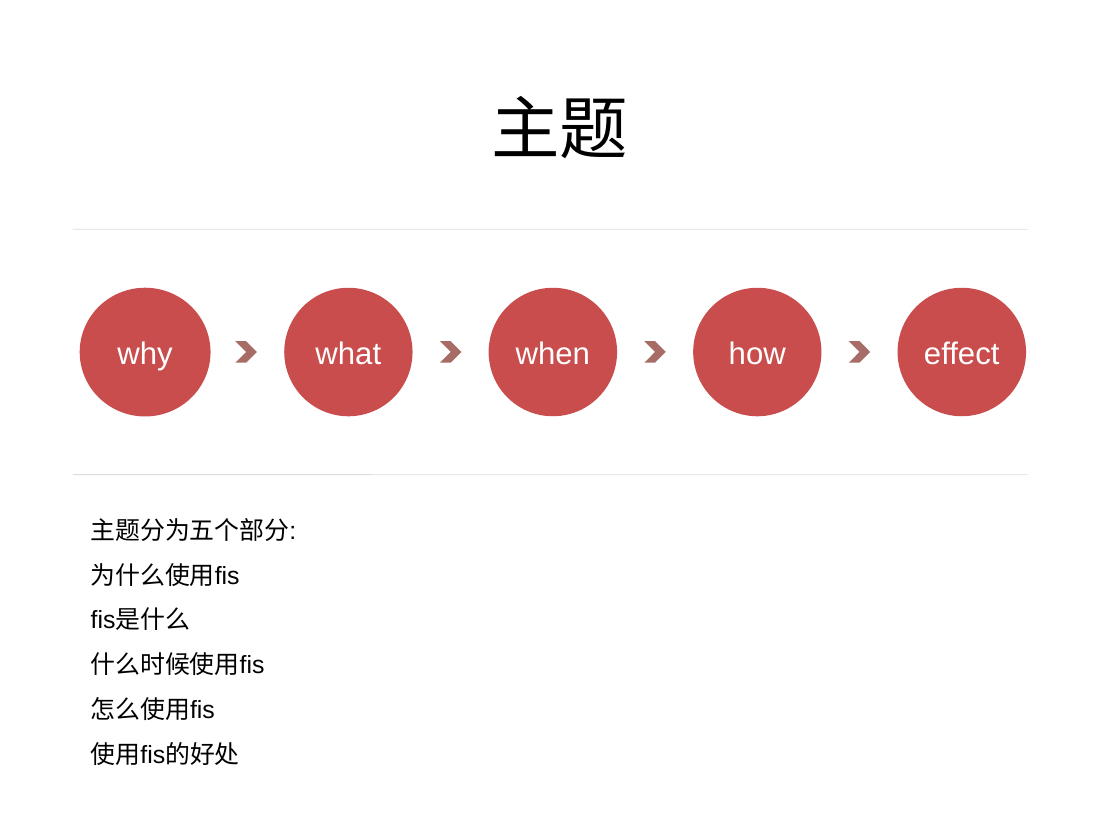
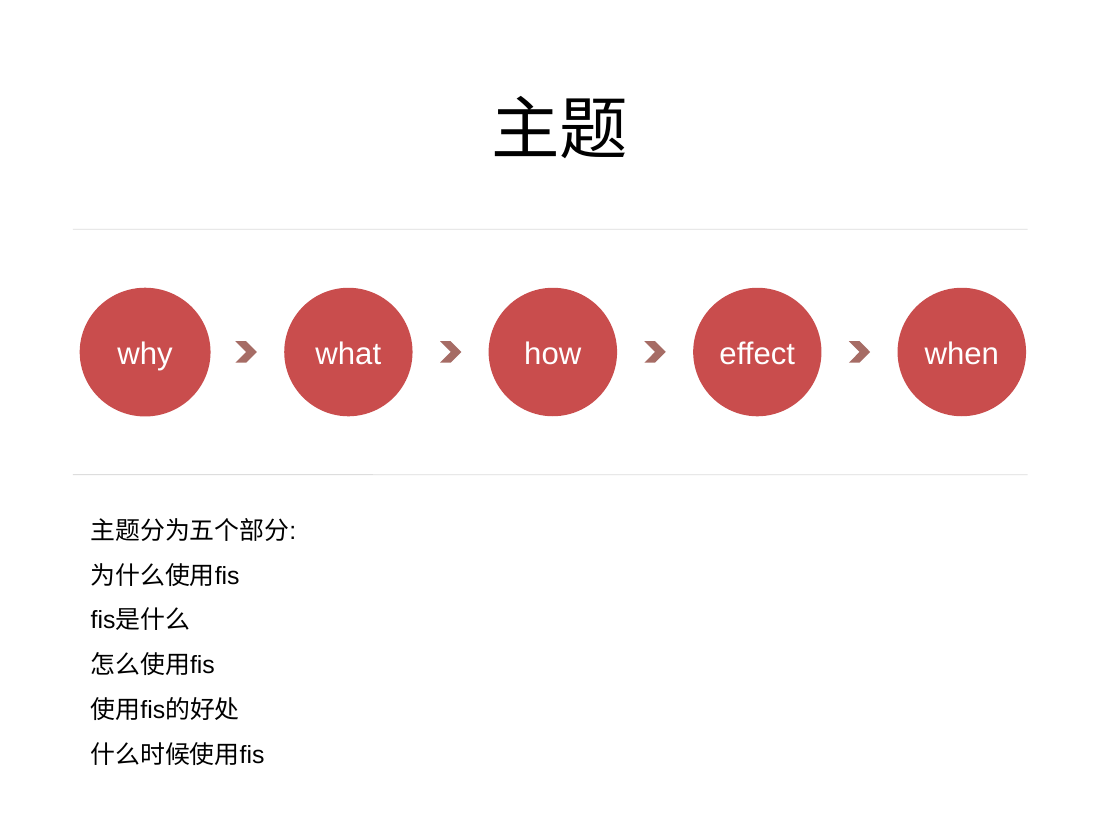
Before and after one commit to somenotes/fis, a slide deck: slide 2 of fis学习.ppt. Drawn at 1120x840 pixels with LibreOffice and Linux fonts; fonts in the diff are those of the drawing. Boxes give left, top, right and bottom in pixels: in the first picture for what was removed or moved away, otherwise in the second. Text is boxed around its words. In the diff, an @@ line names an element or a change of style, - is before the commit and + after.

```diff
--- a/fis学习.ppt
+++ b/fis学习.ppt
@@ ellipse "how": place and size @@
-ellipse "how" at [693, 288, 822, 417]
+ellipse "how" at [488, 288, 617, 417]
@@ ellipse "effect": place and size @@
-ellipse "effect" at [897, 288, 1026, 417]
+ellipse "effect" at [693, 288, 822, 417]
@@ ellipse "when": place and size @@
-ellipse "when" at [488, 288, 617, 417]
+ellipse "when" at [897, 288, 1026, 417]
@@ text at [91, 652, 265, 675]: paragraph removed @@
-什么时候使用fis
@@ text at [91, 742, 265, 765]: paragraph added @@
+什么时候使用fis
```
Also in this commit, not shown: 8 other slides changed, 6 slides added, 1 slide removed, 1 other file.
